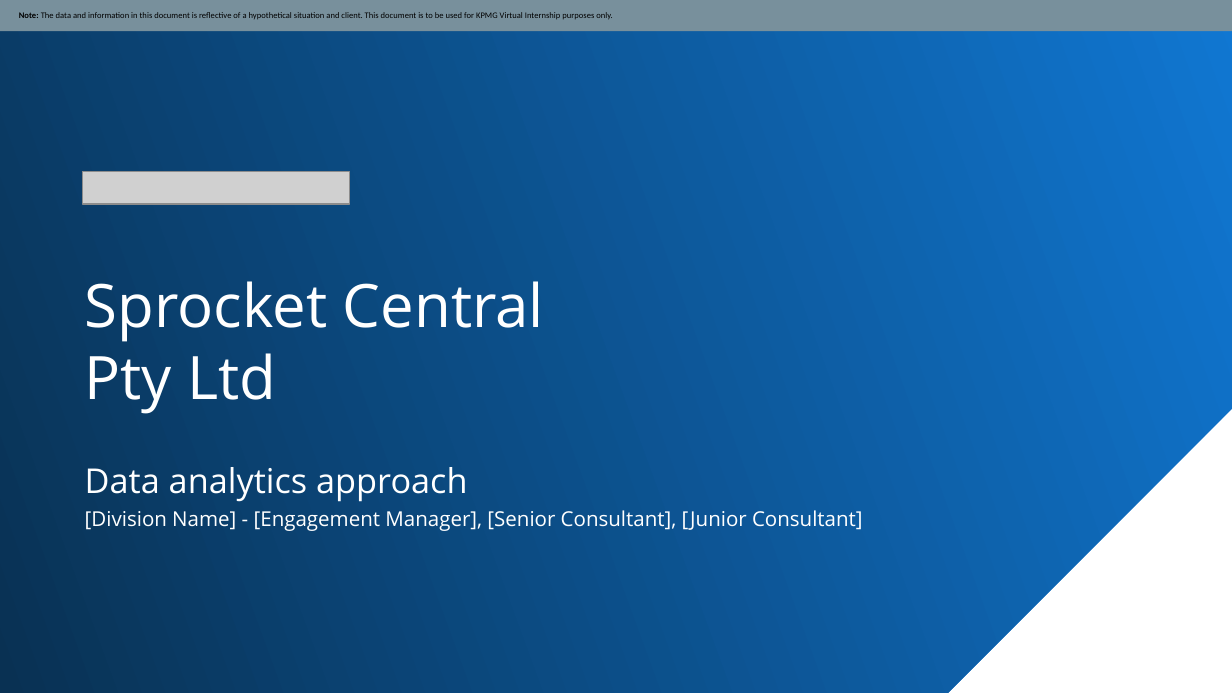
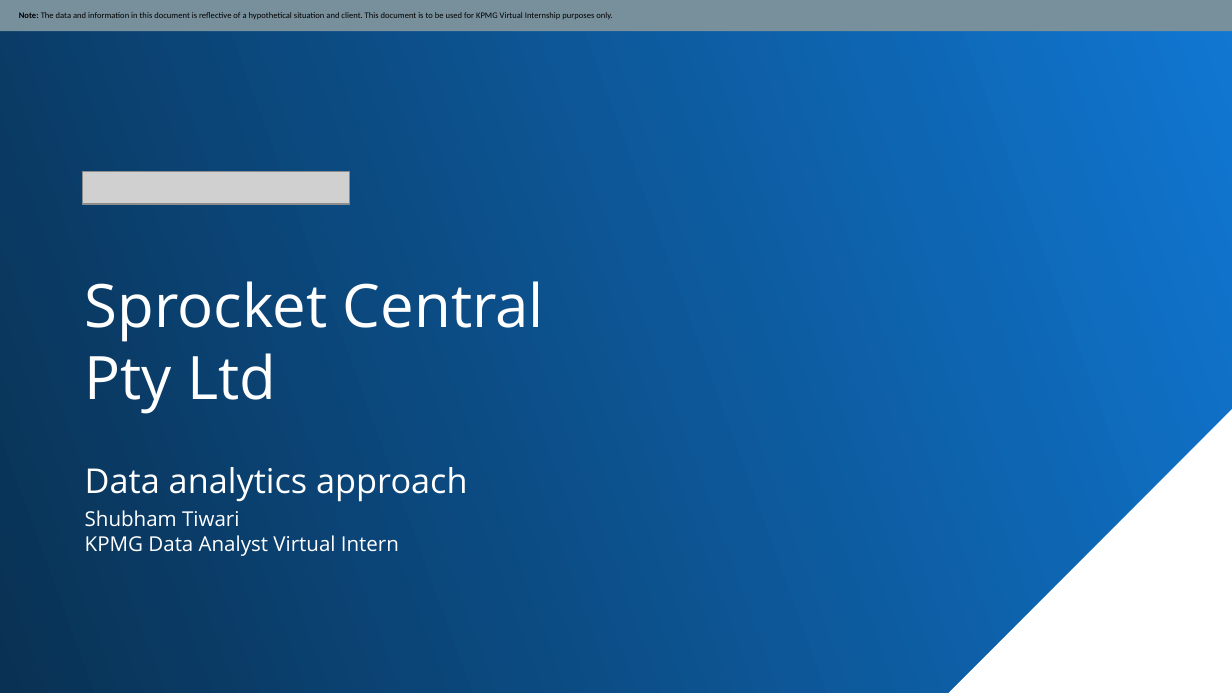
Before and after one commit to ShubhamGTiwari/KPMG_Virtual_Internship, a slide deck: slide 1 of KPMG_Task2/KPMG_Task2.pptx. Drawn at 1232x693 pixels with LibreOffice and Linux fonts; fonts in the diff are those of the drawing; grey boxes stand for pictures. Boxes give left, top, right and bottom in pixels: in the first picture for what was removed or moved away, otherwise in the second. Text is boxed around its words. In the diff, an @@ line names an element or a change of style, - is before the commit and + after.

```diff
--- a/KPMG_Task2/KPMG_Task2.pptx
+++ b/KPMG_Task2/KPMG_Task2.pptx
@@ text at (85, 510, 399, 556): text changed @@
-[Division Name] - [Engagement Manager], [Senior Consultant], [Junior Consultant]
+Shubham Tiwari
+KPMG Data Analyst Virtual Intern
```
Also in this commit, not shown: 12 other slides changed, 7 slides added, 1 other file.
